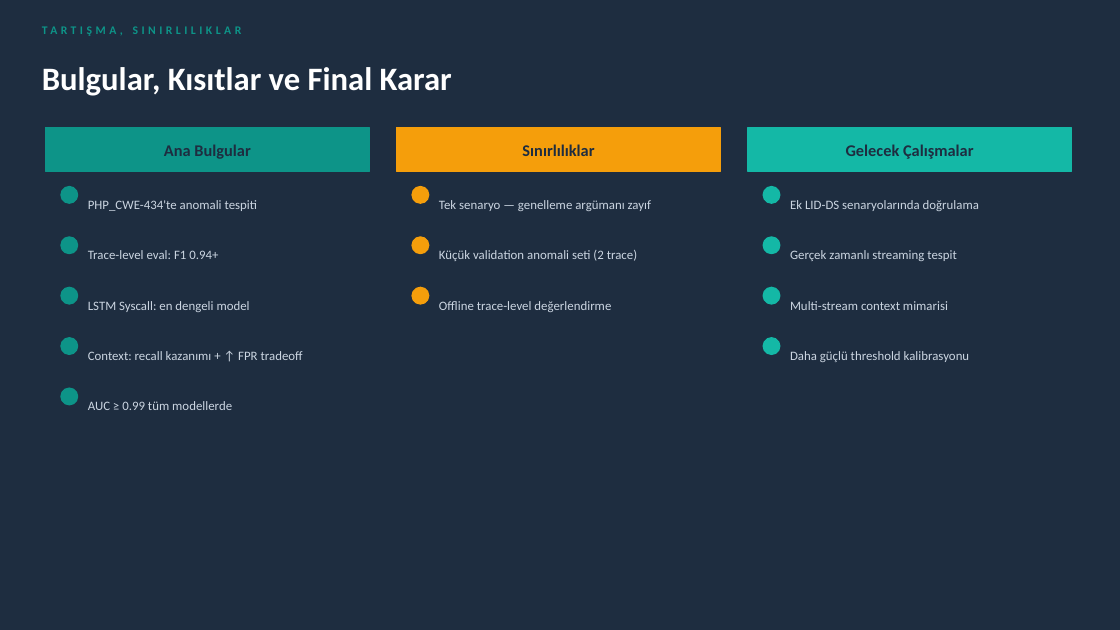
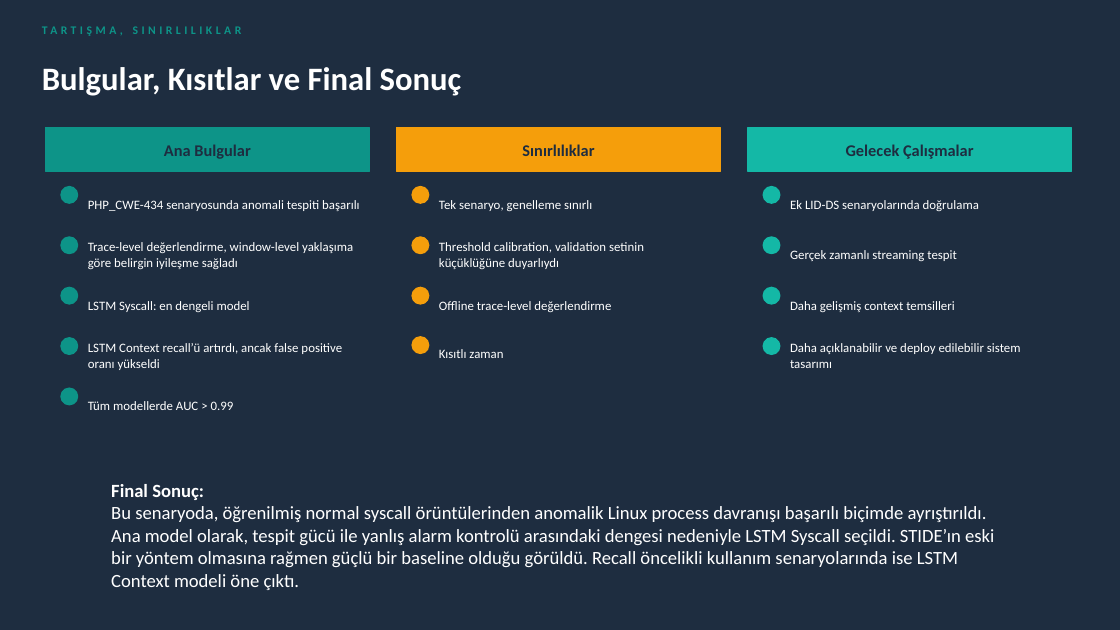
Before and after one commit to Emirhanmu/LSTM-Based-HIDS-on-System-Call-Sequences, a slide deck: slide 12 of presentations/Final_Presentation.pptx. Drawn at 1120x630 pixels with LibreOffice and Linux fonts; fonts in the diff are those of the drawing. Boxes give left, top, right and bottom in pixels: in the first picture for what was removed or moved away, otherwise in the second. Text is boxed around its words. In the diff, an @@ line names an element or a change of style, - is before the commit and + after.

Commit message:
updated presentation

```diff
--- a/presentations/Final_Presentation.pptx
+++ b/presentations/Final_Presentation.pptx
@@ text at <box>42,67,462,96</box>: text changed @@
-Bulgular, Kısıtlar ve Final Karar
+Bulgular, Kısıtlar ve Final Sonuç
@@ text at <box>88,200,359,211</box>: text changed; text colour #CBD5E1 to #FFFFFF @@
-PHP_CWE-434'te anomali tespiti
+PHP_CWE-434 senaryosunda anomali tespiti başarılı
@@ text at <box>439,200,592,211</box>: text changed; text colour #CBD5E1 to #FFFFFF @@
-Tek senaryo — genelleme argümanı zayıf
+Tek senaryo, genelleme sınırlı
@@ text colour #CBD5E1 to #FFFFFF in 4 elements at <box>88,301,250,312</box>, <box>439,301,611,312</box>, <box>790,200,979,211</box>, <box>790,250,957,261</box> @@
@@ text at <box>88,242,353,269</box>: text changed; text colour #CBD5E1 to #FFFFFF @@
-Trace-level eval: F1 0.94+
+Trace-level değerlendirme, window-level yaklaşıma göre belirgin iyileşme sağladı
@@ text at <box>439,242,644,269</box>: text changed; text colour #CBD5E1 to #FFFFFF @@
-Küçük validation anomali seti (2 trace)
+Threshold calibration, validation setinin küçüklüğüne duyarlıydı
@@ text at <box>790,301,955,312</box>: text changed; text colour #CBD5E1 to #FFFFFF @@
-Multi-stream context mimarisi
+Daha gelişmiş context temsilleri
@@ text at <box>88,343,342,370</box>: text changed; text colour #CBD5E1 to #FFFFFF @@
-Context: recall kazanımı + ↑ FPR tradeoff
+LSTM Context recall’ü artırdı, ancak false positive oranı yükseldi
@@ ellipse added at <box>413,337,429,354</box>, fill #F59E0B, outline #F59E0B 1 pt @@
@@ text added at <box>439,349,503,358</box>, 11 pt, text #FFFFFF @@
+Kısıtlı zaman
@@ text at <box>790,343,1021,368</box>: text changed; text colour #CBD5E1 to #FFFFFF @@
-Daha güçlü threshold kalibrasyonu
+Daha açıklanabilir ve deploy edilebilir sistem tasarımı
@@ text at <box>88,401,234,410</box>: text changed; text colour #CBD5E1 to #FFFFFF @@
-AUC ≥ 0.99 tüm modellerde
+Tüm modellerde AUC > 0.99
@@ text added at <box>111,484,994,590</box>, 16 pt, text #FFFFFF @@
+Final Sonuç:
+Bu senaryoda, öğrenilmiş normal syscall örüntülerinden anomalik Linux process davranışı başarılı biçimde ayrıştırıldı. Ana model olarak, tespit gücü ile yanlış alarm kontrolü arasındaki dengesi nedeniyle LSTM Syscall seçildi. STIDE’ın eski bir yöntem olmasına rağmen güçlü bir baseline olduğu görüldü. Recall öncelikli kullanım senaryolarında ise LSTM Context modeli öne çıktı.
```
Also in this commit, not shown: 8 other slides changed.
